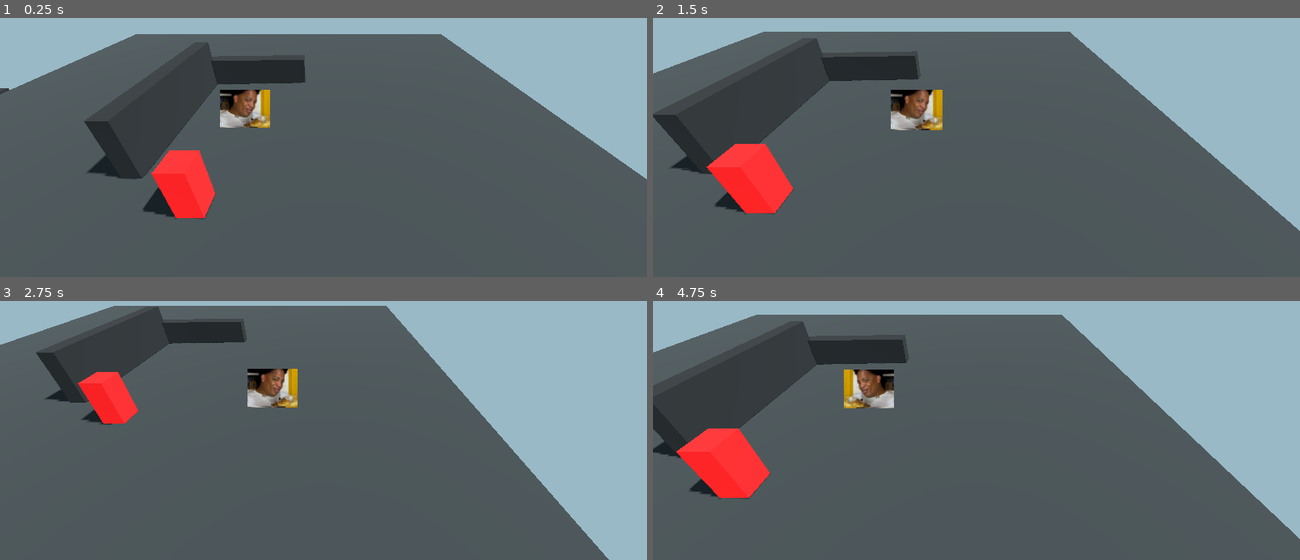
Above: before the commit, frames 1-4 (two rows, left to right).
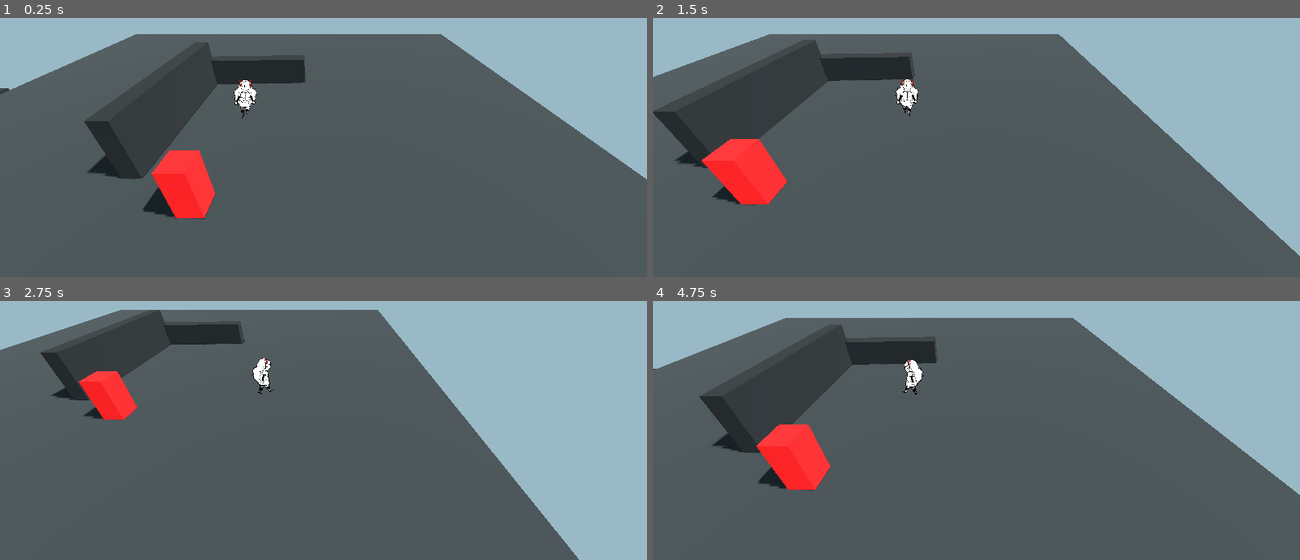
Above: after the commit, the same moments.

Repository: MuriloScalconSantos/GameJamPlus_2026
Game: Godot game, scene res://Scenes/mundo_teste.tscn
The game is run twice, just before and just after one commit, with the same random seed, the same clock (stepped at 60 frames per second) and the same inputs.
Inputs:
- Up to frame 1 (0.25 s): no input
- Up to frame 2 (1.5 s): tap Enter at 0.5 s; hold D 0.53-1.28 s; hold S from 1.28 s (still down)
- Up to frame 3 (2.75 s): release S at 2.03 s; hold D from 2.03 s (still down)
- Up to frame 4 (4.75 s): release D at 2.78 s; hold W 2.78-3.53 s; hold A from 3.53 s (still down)

The runs differ from the first frame. In frame 1, 1.2% of the frame differs, in the area x 34-42%, y 23-43%; in frame 2, 6.1%; in frame 3, 6.1%; in frame 4, 17%, in the area x 0-100%, y 5-92%.

Commit message:
Adiciona animacoes de caminhada e suaviza camera

Diff:
--- /dev/null
+++ b/Sprites/PlayerDirectionalAnimations.tres
@@ -0,0 +1,189 @@
+[gd_resource type="SpriteFrames" format=3]
+
+[ext_resource type="Texture2D" path="res://Sprites/FRENTE_sprite_sheet.png" id="1_wx4uq"]
+[ext_resource type="Texture2D" path="res://Sprites/LADO_ESQUERDO_sprite_sheet.png" id="2_qyk50"]
+[ext_resource type="Texture2D" path="res://Sprites/LADO_DIREITO_sprite_sheet.png" id="3_c8man"]
+[ext_resource type="Texture2D" path="res://Sprites/COSTAS_sprite_sheet.png" id="4_j5sue"]
+
+[sub_resource type="AtlasTexture" id="AtlasTexture_adyyc"]
+atlas = ExtResource("1_wx4uq")
+region = Rect2(0, 0, 512, 768)
+filter_clip = true
+
+[sub_resource type="AtlasTexture" id="AtlasTexture_qcde8"]
+atlas = ExtResource("2_qyk50")
+region = Rect2(0, 0, 512, 768)
+filter_clip = true
+
+[sub_resource type="AtlasTexture" id="AtlasTexture_6hcft"]
+atlas = ExtResource("3_c8man")
+region = Rect2(0, 0, 512, 768)
+filter_clip = true
+
+[sub_resource type="AtlasTexture" id="AtlasTexture_5ov01"]
+atlas = ExtResource("4_j5sue")
+region = Rect2(0, 0, 512, 768)
+filter_clip = true
+
+[sub_resource type="AtlasTexture" id="AtlasTexture_4gncs"]
+atlas = ExtResource("1_wx4uq")
+region = Rect2(512, 0, 512, 768)
+filter_clip = true
+
+[sub_resource type="AtlasTexture" id="AtlasTexture_sll2a"]
+atlas = ExtResource("1_wx4uq")
+region = Rect2(1024, 0, 512, 768)
+filter_clip = true
+
+[sub_resource type="AtlasTexture" id="AtlasTexture_bgkgf"]
+atlas = ExtResource("1_wx4uq")
+region = Rect2(1536, 0, 512, 768)
+filter_clip = true
+
+[sub_resource type="AtlasTexture" id="AtlasTexture_tpfmu"]
+atlas = ExtResource("2_qyk50")
+region = Rect2(512, 0, 512, 768)
+filter_clip = true
+
+[sub_resource type="AtlasTexture" id="AtlasTexture_ke1py"]
+atlas = ExtResource("2_qyk50")
+region = Rect2(1024, 0, 512, 768)
+filter_clip = true
+
+[sub_resource type="AtlasTexture" id="AtlasTexture_5kdth"]
+atlas = ExtResource("2_qyk50")
+region = Rect2(1536, 0, 512, 768)
+filter_clip = true
+
+[sub_resource type="AtlasTexture" id="AtlasTexture_fgcsl"]
+atlas = ExtResource("3_c8man")
+region = Rect2(512, 0, 512, 768)
+filter_clip = true
+
+[sub_resource type="AtlasTexture" id="AtlasTexture_6up4a"]
+atlas = ExtResource("3_c8man")
+region = Rect2(1024, 0, 512, 768)
+filter_clip = true
+
+[sub_resource type="AtlasTexture" id="AtlasTexture_xoje8"]
+atlas = ExtResource("3_c8man")
+region = Rect2(1536, 0, 512, 768)
+filter_clip = true
+
+[sub_resource type="AtlasTexture" id="AtlasTexture_irbq7"]
+atlas = ExtResource("4_j5sue")
+region = Rect2(512, 0, 512, 768)
+filter_clip = true
+
+[sub_resource type="AtlasTexture" id="AtlasTexture_o5itc"]
+atlas = ExtResource("4_j5sue")
+region = Rect2(1024, 0, 512, 768)
+filter_clip = true
+
+[sub_resource type="AtlasTexture" id="AtlasTexture_5eqju"]
+atlas = ExtResource("4_j5sue")
+region = Rect2(1536, 0, 512, 768)
+filter_clip = true
+
+[resource]
+animations = [{
+"frames": [{
+"duration": 1.0,
+"texture": SubResource("AtlasTexture_adyyc")
+}],
+"loop": 1,
+"name": &"idle_down",
+"speed": 1.0
+}, {
+"frames": [{
+"duration": 1.0,
+"texture": SubResource("AtlasTexture_qcde8")
+}],
+"loop": 1,
+"name": &"idle_left",
+"speed": 1.0
+}, {
+"frames": [{
+"duration": 1.0,
+"texture": SubResource("AtlasTexture_6hcft")
+}],
+"loop": 1,
+"name": &"idle_right",
+"speed": 1.0
+}, {
+"frames": [{
+"duration": 1.0,
+"texture": SubResource("AtlasTexture_5ov01")
+}],
+"loop": 1,
+"name": &"idle_up",
+"speed": 1.0
+}, {
+"frames": [{
+"duration": 1.0,
+"texture": SubResource("AtlasTexture_adyyc")
+}, {
+"duration": 1.0,
+"texture": SubResource("AtlasTexture_4gncs")
+}, {
+"duration": 1.0,
+"texture": SubResource("AtlasTexture_sll2a")
+}, {
+"duration": 1.0,
+"texture": SubResource("AtlasTexture_bgkgf")
+}],
+"loop": 1,
+"name": &"walk_down",
+"speed": 8.0
+}, {
+"frames": [{
+"duration": 1.0,
+"texture": SubResource("AtlasTexture_qcde8")
+}, {
+"duration": 1.0,
+"texture": SubResource("AtlasTexture_tpfmu")
+}, {
+"duration": 1.0,
+"texture": SubResource("AtlasTexture_ke1py")
+}, {
+"duration": 1.0,
+"texture": SubResource("AtlasTexture_5kdth")
+}],
+"loop": 1,
+"name": &"walk_left",
+"speed": 8.0
+}, {
+"frames": [{
+"duration": 1.0,
+"texture": SubResource("AtlasTexture_6hcft")
+}, {
+"duration": 1.0,
+"texture": SubResource("AtlasTexture_fgcsl")
+}, {
+"duration": 1.0,
+"texture": SubResource("AtlasTexture_6up4a")
+}, {
+"duration": 1.0,
+"texture": SubResource("AtlasTexture_xoje8")
+}],
+"loop": 1,
+"name": &"walk_right",
+"speed": 8.0
+}, {
+"frames": [{
+"duration": 1.0,
+"texture": SubResource("AtlasTexture_5ov01")
+}, {
+"duration": 1.0,
+"texture": SubResource("AtlasTexture_irbq7")
+}, {
+"duration": 1.0,
+"texture": SubResource("AtlasTexture_o5itc")
+}, {
+"duration": 1.0,
+"texture": SubResource("AtlasTexture_5eqju")
+}],
+"loop": 1,
+"name": &"walk_up",
+"speed": 8.0
+}]
--- a/player/Player2.tscn
+++ b/player/Player2.tscn
@@ -1,7 +1,7 @@
 [gd_scene format=3 uid="uid://b16475ajm6rpp"]
 
 [ext_resource type="Script" uid="uid://4nm0em0rtbqj" path="res://player/character_body_3d.gd" id="1_s7sam"]
-[ext_resource type="Texture2D" uid="uid://7vhsby5aj0rr" path="res://Sprites/Player.png" id="2_iflxx"]
+[ext_resource type="SpriteFrames" path="res://Sprites/PlayerDirectionalAnimations.tres" id="2_iflxx"]
 [ext_resource type="Script" uid="uid://bl7bie1qhykdt" path="res://player/camera_3d.gd" id="3_iflxx"]
 
 [sub_resource type="BoxShape3D" id="BoxShape3D_4r3th"]
@@ -12,9 +12,13 @@
 [node name="CollisionShape3D" type="CollisionShape3D" parent="." unique_id=16179569]
 shape = SubResource("BoxShape3D_4r3th")
 
-[node name="Sprite3D" type="Sprite3D" parent="." unique_id=1472032615]
-texture = ExtResource("2_iflxx")
+[node name="Sprite3D" type="AnimatedSprite3D" parent="." unique_id=1472032615]
+transform = Transform3D(1, 0, 0, 0, 1, 0, 0, 0, 1, 0, 0.5, 0)
+pixel_size = 0.003
+billboard = 1
+sprite_frames = ExtResource("2_iflxx")
+animation = &"idle_down"
 
-[node name="Camera3D" type="Camera3D" parent="Sprite3D" unique_id=1458957469]
+[node name="Camera3D" type="Camera3D" parent="." unique_id=1458957469]
 transform = Transform3D(1, 0, 0, 0, 1, 0, 0, 0, 1, 4, 0.5, 12)
 script = ExtResource("3_iflxx")
--- a/player/camera_3d.gd
+++ b/player/camera_3d.gd
@@ -1,6 +1,6 @@
 extends Camera3D
 ## Câmera com seguimento por mola (delay + momentum).
-## Espelha o offset X (ex.: 1.30 -> -1.30) quando o jogador vira para a esquerda.
+## Desloca parte do offset X quando o jogador vira para a esquerda.
 ## Mantenha a Camera3D como filha do jogador: o script a desacopla sozinho.
 ## A posição/ângulo que você deixar no editor define o offset e a rotação fixa
 ## (o offset do editor corresponde ao jogador olhando para a DIREITA).
@@ -27,8 +27,10 @@
 # ESPELHAMENTO HORIZONTAL
 # ---------------------------------------------------------------------------
 @export_group("Espelhamento")
-## Espelha o offset X do editor ao virar para a esquerda (1.30 -> -1.30).
+## Desloca o offset X do editor ao virar para a esquerda.
 @export var mirror_offset: bool = true
+## Fração da troca completa de lado: 0 = sem troca, 1 = espelhamento total.
+@export_range(0.0, 1.0) var mirror_strength: float = 0.15
 ## Velocidade da troca de lado. Menor = troca mais lenta e suave.
 @export var flip_smoothing: float = 6.0
 ## Deslocamento extra em X na direção em que o jogador olha (0 = só espelha o offset).
@@ -39,9 +41,9 @@
 # ---------------------------------------------------------------------------
 @export_group("Antecipação")
 ## A câmera mira à frente na direção do movimento (0 desliga).
-@export var look_ahead: float = 0.3
+@export var look_ahead: float = 0.15
 ## Distância máxima da antecipação.
-@export var look_ahead_max: float = 3.0
+@export var look_ahead_max: float = 1.0
 
 # ---------------------------------------------------------------------------
 # FOV
@@ -134,9 +136,10 @@
 	fov = lerpf(fov, target_fov, 1.0 - exp(-fov_smoothing * delta))
 
 
-## Offset do editor com o X espelhado conforme o lado (1 = direita, -1 = esquerda).
+## Offset do editor com uma troca parcial de lado (1 = direita, -1 = esquerda).
 func _get_mirrored_offset(side: float) -> Vector3:
-	var x: float = _offset.x * (side if mirror_offset else 1.0)
+	var mirrored_x: float = _offset.x * side
+	var x: float = lerpf(_offset.x, mirrored_x, mirror_strength) if mirror_offset else _offset.x
 	x += facing_offset * side
 	return Vector3(x, _offset.y, _offset.z)
 
--- a/player/character_body_3d.gd
+++ b/player/character_body_3d.gd
@@ -1,6 +1,7 @@
 extends CharacterBody3D
 ## Movimentação com momentum estilo Mario (eixos do mundo, sem rotação do personagem).
-## Sprite olha para a DIREITA por padrão e é espelhado ao virar para a esquerda.
+## Usa animações por direção quando o sprite tem SpriteFrames configurado.
+## Sprites sem animações direcionais continuam sendo espelhados na horizontal.
 ## Input e sprite são detectados automaticamente (veja o Output ao iniciar o jogo).
 
 # ===========================================================================
@@ -42,7 +43,7 @@
 
 # --- SPRITE / DIREÇÃO -------------------------------------------------------
 @export_group("Sprite")
-## Opcional: Sprite3D ou AnimatedSprite3D a espelhar. Vazio = procura nos filhos.
+## Opcional: Sprite3D ou AnimatedSprite3D. Vazio = procura nos filhos.
 @export var sprite: SpriteBase3D
 ## Durante a derrapada o sprite continua olhando para onde está deslizando,
 ## e só vira quando a derrapada termina.
@@ -84,6 +85,8 @@
 var _is_skidding: bool = false
 var _facing_right: bool = true
 var _use_scale_flip: bool = false
+var _directional_sprite: AnimatedSprite3D
+var _last_animation_direction: String = "down"
 
 # Mola do squash: positivo = achatado, negativo = esticado.
 var _squash: float = 0.0
@@ -116,10 +119,26 @@
 
 	# Sem sprite: espelha invertendo a escala X do visual.
 	_use_scale_flip = sprite == null
+	if sprite is AnimatedSprite3D:
+		var candidate: AnimatedSprite3D = sprite as AnimatedSprite3D
+		var frames: SpriteFrames = candidate.sprite_frames
+		if frames:
+			var all_directions: bool = true
+			for direction_name: String in ["down", "up", "left", "right"]:
+				if not frames.has_animation("walk_" + direction_name) or not frames.has_animation("idle_" + direction_name):
+						all_directions = false
+						break
+			if all_directions:
+				_directional_sprite = candidate
 
 	if sprite:
-		sprite.flip_h = not _facing_right
-		print("[Player] sprite espelhado: ", sprite.name)
+		if _directional_sprite:
+			_directional_sprite.flip_h = false
+			_directional_sprite.play(&"idle_down")
+			print("[Player] animações direcionais: ", sprite.name)
+		else:
+			sprite.flip_h = not _facing_right
+			print("[Player] sprite espelhado: ", sprite.name)
 	elif visual:
 		print("[Player] nenhum Sprite3D encontrado; espelhando pela escala de: ", visual.name)
 	else:
@@ -266,15 +285,37 @@
 		_squash_velocity = 0.0
 
 	_update_juice(delta)
+	_update_directional_animation(input_dir, has_input)
 
 
 func _set_facing(facing_right: bool) -> void:
 	if facing_right == _facing_right:
 		return
 	_facing_right = facing_right
-	if sprite:
+	if sprite and not _directional_sprite:
 		sprite.flip_h = not facing_right
 	facing_changed.emit(facing_right)
+
+
+func _update_directional_animation(input_dir: Vector2, has_input: bool) -> void:
+	if not _directional_sprite:
+		return
+
+	var movement: Vector2 = Vector2(velocity.x, velocity.z)
+	var moving: bool = has_input or movement.length_squared() > 0.04
+	if moving:
+		var facing_input: Vector2 = input_dir
+		if not has_input or (_is_skidding and hold_facing_while_skidding):
+			facing_input = movement
+		if facing_input.length_squared() > 0.0001:
+			if absf(facing_input.x) >= absf(facing_input.y):
+				_last_animation_direction = "right" if facing_input.x > 0.0 else "left"
+			else:
+				_last_animation_direction = "down" if facing_input.y > 0.0 else "up"
+
+	var animation_name: StringName = StringName(("walk_" if moving else "idle_") + _last_animation_direction)
+	if _directional_sprite.animation != animation_name or not _directional_sprite.is_playing():
+		_directional_sprite.play(animation_name)
 
 
 func _update_juice(delta: float) -> void:
Binary file added: Sprites/COSTAS_sprite_sheet.png
Not shown, added: Sprites/COSTAS_sprite_sheet.png.import
Binary file added: Sprites/FRENTE_sprite_sheet.png
Not shown, added: Sprites/FRENTE_sprite_sheet.png.import
Binary file added: Sprites/LADO_DIREITO_sprite_sheet.png
Not shown, added: Sprites/LADO_DIREITO_sprite_sheet.png.import
Binary file added: Sprites/LADO_ESQUERDO_sprite_sheet.png
Not shown, added: Sprites/LADO_ESQUERDO_sprite_sheet.png.import
